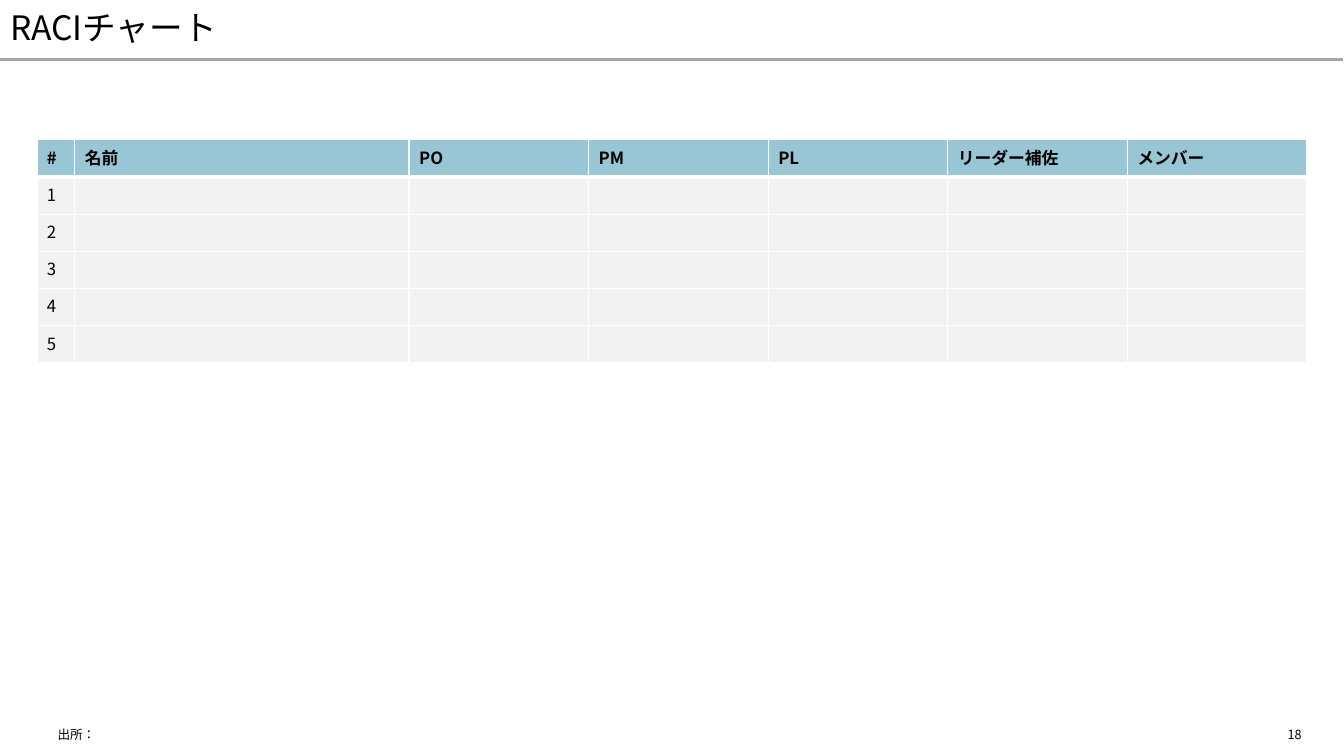
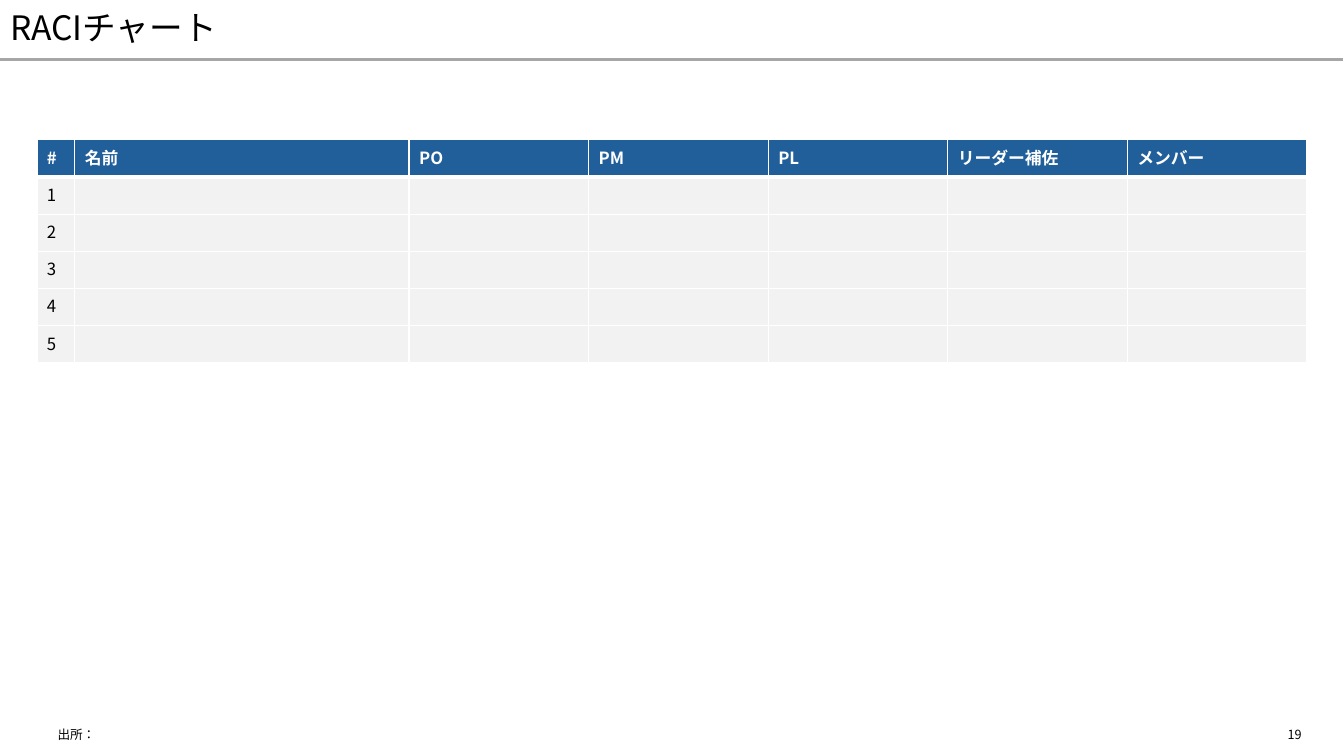
Before and after one commit to yuzucha16/dotfiles, a slide deck: slide 19 of office/Blank.potx (slide 18 before the commit). Drawn at 1344x756 pixels with LibreOffice and Linux fonts; fonts in the diff are those of the drawing. Boxes give left, top, right and bottom in pixels: in the first picture for what was removed or moved away, otherwise in the second. Text is boxed around its words. In the diff, an @@ line names an element or a change of style, - is before the commit and + after.

```diff
--- a/office/Blank.potx
+++ b/office/Blank.potx
@@ table at [37,140,1308,363] @@
@@ fill #007096 at 40% opacity to #215F9A in row 1 @@
@@ text colour #000000 to #FFFFFF in "#", "名前", "PO", "PM" and 3 more places @@
@@ page number at [1288,729,1302,739]: text changed @@
-18
+19
```
Also in this commit, not shown: 33 other slides changed, 1 slide added.
